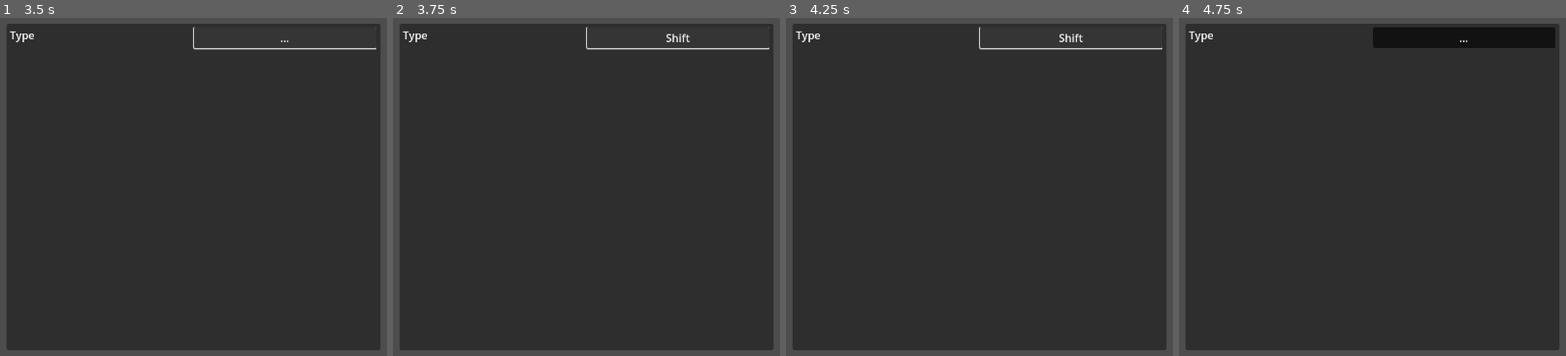
Above: before the commit, frames 1-4 (left to right).
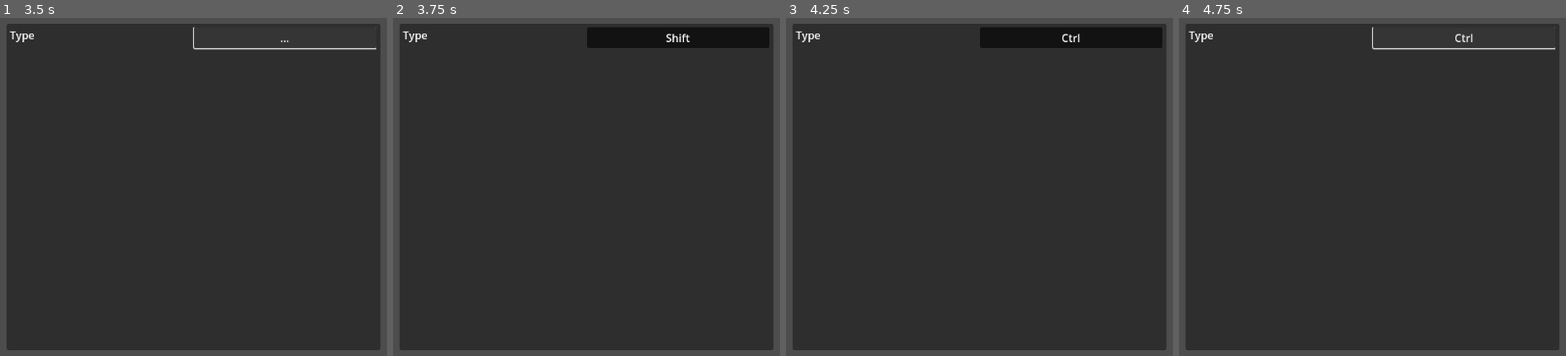
Above: after the commit, the same moments.

Repository: DavidHScott/Godot-Input-Remapping
Game: Godot game, scene res://scenes/remapping_menu.tscn
The game is run twice, just before and just after one commit, with the same random seed, the same clock (stepped at 60 frames per second) and the same inputs. The project has no main scene, so this scene is started directly.
Inputs (mouse positions are in pixels of both pictures, inside the frame that each line leads up to):
- Up to frame 1 (3.5 s): click (286, 38) at 0.5 s; click "..." at 1.25 s; click "..." at 2 s; click "..." at 2.75 s
- Up to frame 2 (3.75 s): tap Enter at 3.5 s; tap Shift at 3.6 s
- Up to frame 3 (4.25 s): tap Ctrl at 3.8 s
- Up to frame 4 (4.75 s): click "Shift" (after the commit: "Ctrl") at 4.25 s

Frame 1 is identical in both runs. In frame 2, 3.0% of the frame differs, in the area x 49-98%, y 2-10%; in frame 3, 3.1%; in frame 4, 3.1%.

Commit message:
Input button now listens for modifiers such as shift or ctrl

Diff:
--- a/scenes/remapping_menu.tscn
+++ b/scenes/remapping_menu.tscn
@@ -4,13 +4,13 @@
 
 [node name="RemappingMenu" type="Control"]
 layout_mode = 3
-anchors_preset = 8
-anchor_left = 0.5
-anchor_top = 0.5
-anchor_right = 0.5
-anchor_bottom = 0.5
+anchors_preset = 15
+anchor_right = 1.0
+anchor_bottom = 1.0
 grow_horizontal = 2
 grow_vertical = 2
+size_flags_horizontal = 3
+size_flags_vertical = 3
 
 [node name="Window" type="Panel" parent="."]
 layout_mode = 1
--- a/scripts/input_remapping/InputButton.gd
+++ b/scripts/input_remapping/InputButton.gd
@@ -17,13 +17,28 @@
 
 
 func _unhandled_input(event):
-	if event.is_pressed():
-		button_pressed = false
-		grab_focus()
-		update_text(event.as_text())
-		set_process_unhandled_input(false)
+	if event is InputEventKey:
 
-	print(event)
+		update_text(OS.get_keycode_string(event.get_key_label_with_modifiers()))
+
+
+		if event.is_pressed():
+
+			# If the key is a normal key, stop listening. If it is a modifier, keep listening
+			if(event.get_keycode() != KEY_SHIFT and event.get_keycode() != KEY_CTRL and event.get_keycode() != KEY_ALT):
+				button_pressed = false
+				grab_focus()
+				set_process_unhandled_input(false)
+
+				return
+		elif event.is_released():
+			# This will always mean that a modifier was released, because if a normal key was pressed at all, then it would be returned above
+			pass
+
+
+
+func confirm_new_input():
+	pass
 
 
 func update_text(name:String):
